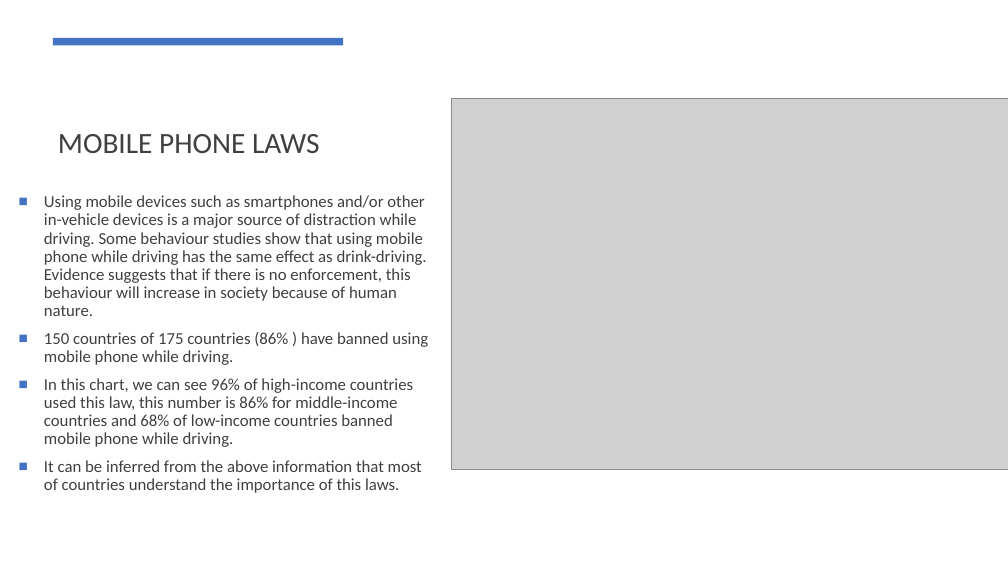
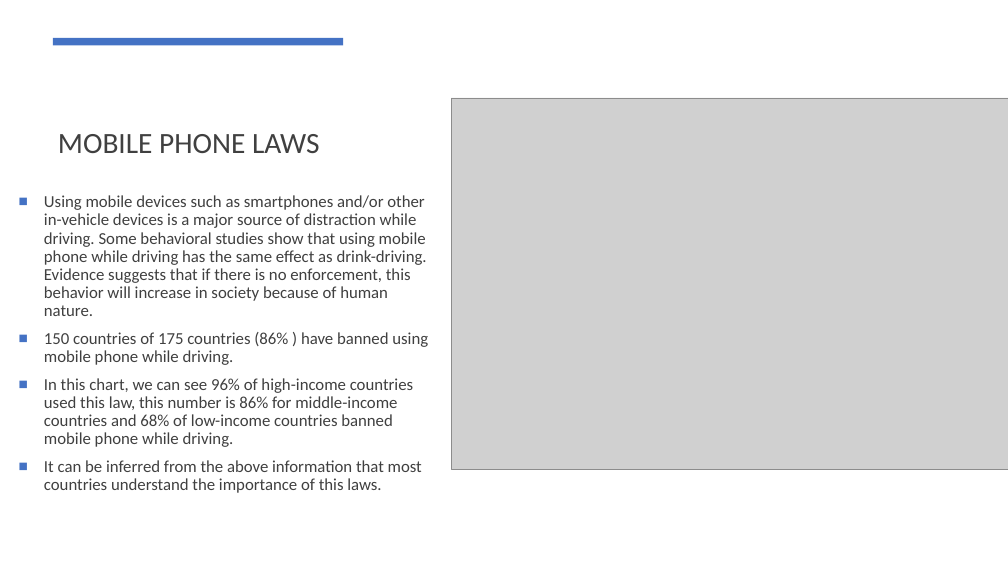
Before and after one commit to cyrusauyeungc/Project_01, a slide deck: slide 14 of output_data/Presentation.pptx. Drawn at 1008x567 pixels with LibreOffice and Linux fonts; fonts in the diff are those of the drawing; grey boxes stand for pictures. Boxes give left, top, right and bottom in pixels: in the first picture for what was removed or moved away, otherwise in the second. Text is boxed around its words. In the diff, an @@ line names an element or a change of style, - is before the commit and + after.

Commit message:
ppt update

```diff
--- a/output_data/Presentation.pptx
+++ b/output_data/Presentation.pptx
@@ text at box(44, 195, 427, 316): text changed @@
-■ Using mobile devices such as smartphones and/or other in-vehicle devices is a major source of distraction while driving. Some behaviour studies show that using mobile phone while driving has the same effect as drink-driving. Evidence suggests that if there is no enforcement, this behaviour will increase in society because of human nature.
+■ Using mobile devices such as smartphones and/or other in-vehicle devices is a major source of distraction while driving. Some behavioral studies show that using mobile phone while driving has the same effect as drink-driving. Evidence suggests that if there is no enforcement, this behavior will increase in society because of human nature.
@@ text at box(44, 460, 422, 493): text changed @@
-■ It can be inferred from the above information that most of countries understand the importance of this laws.
+■ It can be inferred from the above information that most countries understand the importance of this laws.
```
Also in this commit, not shown: 10 other slides changed, 3 slides added, 1 slide removed, 2 other files.
